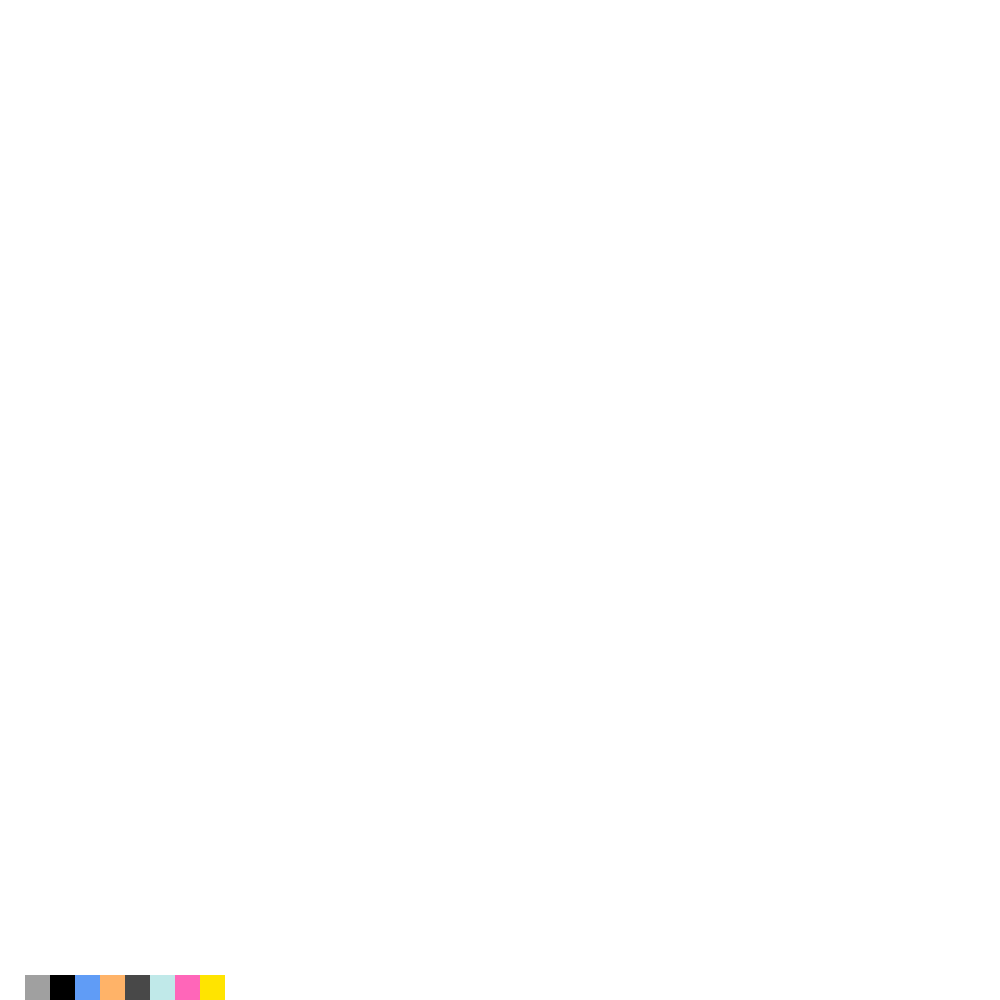
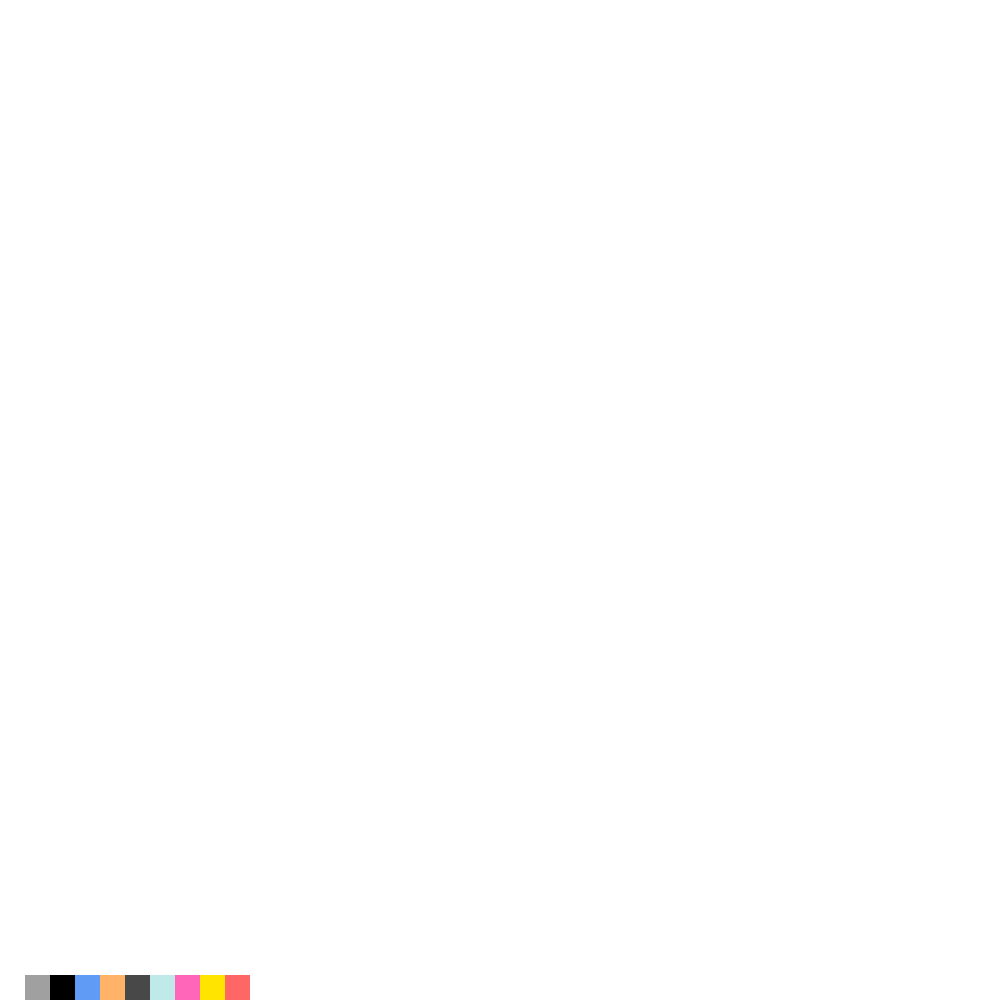
Before/after of a w=1000, h=1000 layered artwork. What changed in the layer stack:
added layer "Прямоугольник 1 копия 9" above "Прямоугольник 1 копия 8" over [225, 975, 250, 1000]
